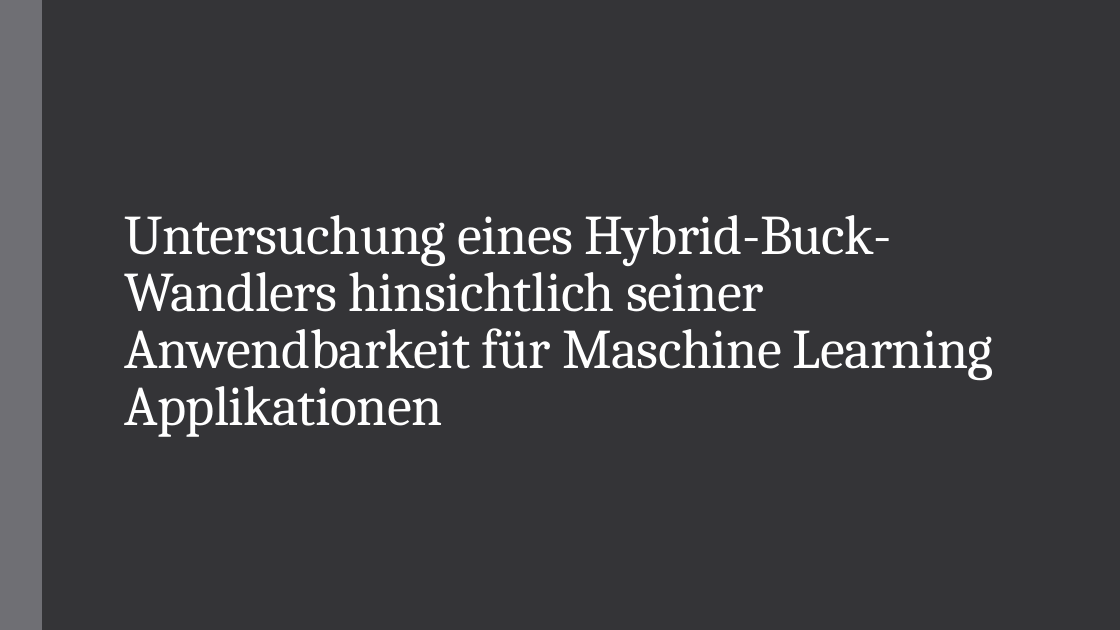
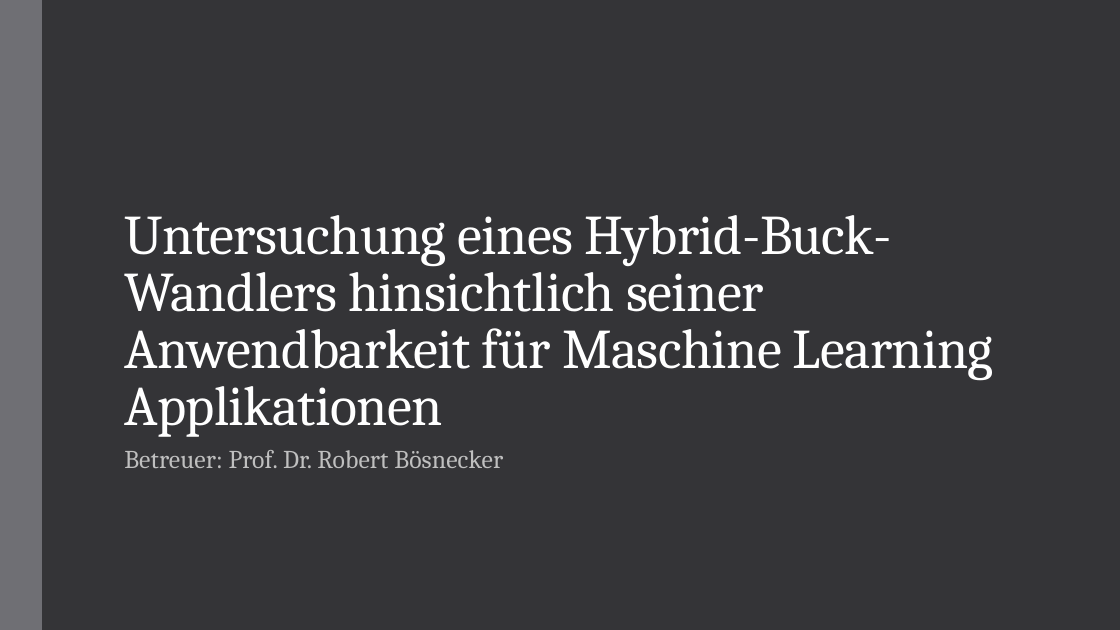
Before and after one commit to Blizzrow/Texts, a slide deck: slide 1 of Wandler_Koll.pptx. Drawn at 1120x630 pixels with LibreOffice and Linux fonts; fonts in the diff are those of the drawing. Boxes give left, top, right and bottom in pixels: in the first picture for what was removed or moved away, otherwise in the second. Text is boxed around its words. In the diff, an @@ line names an element or a change of style, - is before the commit and + after.

```diff
--- a/Wandler_Koll.pptx
+++ b/Wandler_Koll.pptx
@@ subtitle added at (x1=124, y1=450, x2=503, y2=468), 22 pt, text #BFBFBF @@
+Betreuer: Prof. Dr. Robert Bösnecker
```
Also in this commit, not shown: 2 other slides changed.
